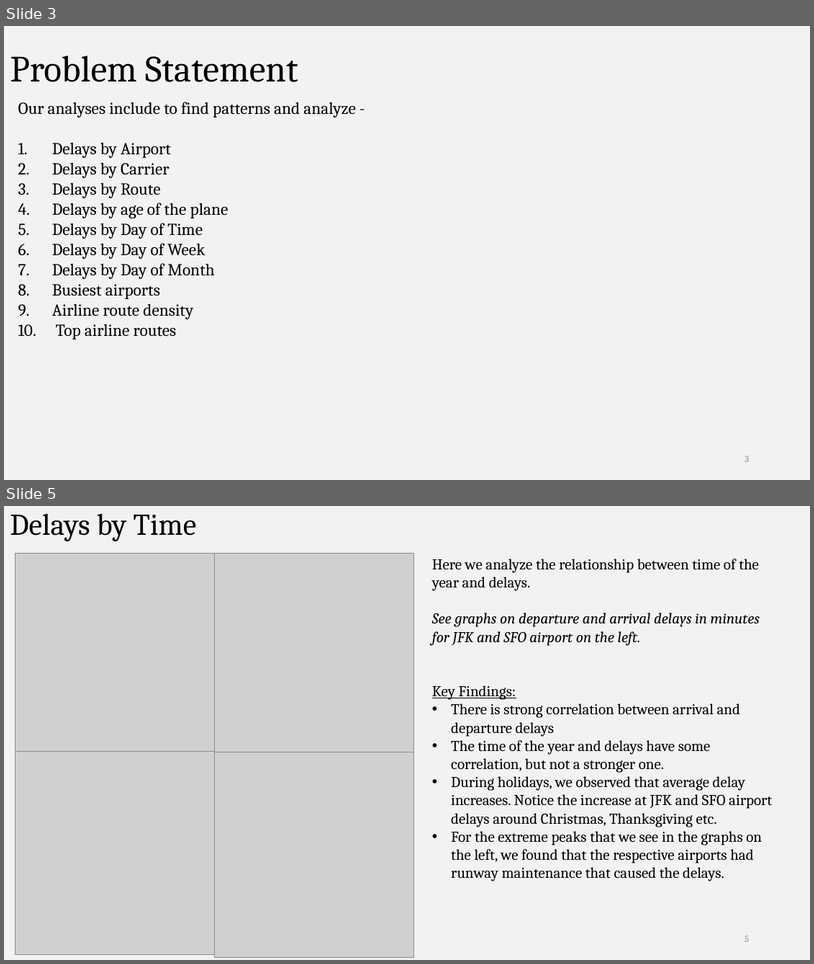
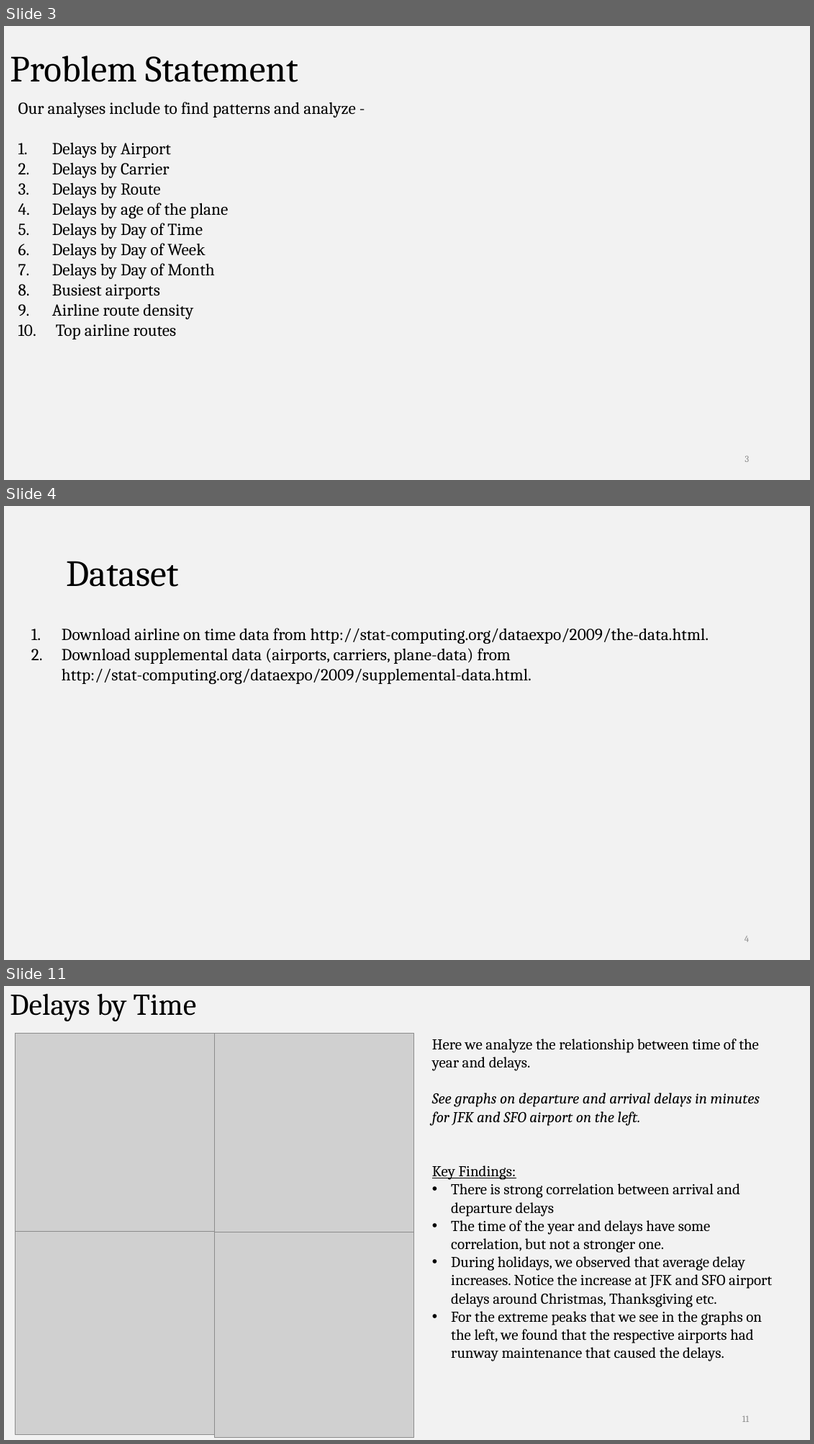
Before and after one commit to divyakkm/open-data-2014-airline, a slide deck: Analyzing Airline On-Time Data.pptx. Shown one above the other, each under a label of ours: slides 3 and 5 before the commit, slides 3, 4 and 11 after it; the slides between them are not shown. The pictures are 814x964 and 814x1444 pixels, drawn with LibreOffice and Linux fonts; fonts in the diff are those of the drawing; grey boxes stand for pictures. Boxes give left, top, right and bottom in pixels: in the first picture for what was removed or moved away, otherwise in the second. Text is boxed around its words. In the diff, an @@ line names an element or a change of style, - is before the commit and + after.

```diff
--- a/Analyzing Airline On-Time Data.pptx
+++ b/Analyzing Airline On-Time Data.pptx
@@ slide 4 added at (4, 506, 810, 960), background #F2F2F2 @@
@@ title added at (66, 561, 178, 587), 44 pt, text #000000 @@
+Dataset
@@ text added at (62, 628, 710, 684), 20 pt, text #000000 @@
+1. Download airline on time data from http://stat-computing.org/dataexpo/2009/the-data.html.
+2. Download supplemental data (airports, carriers, plane-data) from http://stat-computing.org/dataexpo/2009/supplemental-data.html.
@@ page number added at (745, 935, 749, 942), 11 pt, text #8C8C8C @@
+4
@@ what was slide 5 is now slide 11 @@
@@ page number at (743, 1415, 749, 1422): text changed @@
-5
+11
```
Also in this commit, not shown: 11 other slides added, 2 slides removed.
